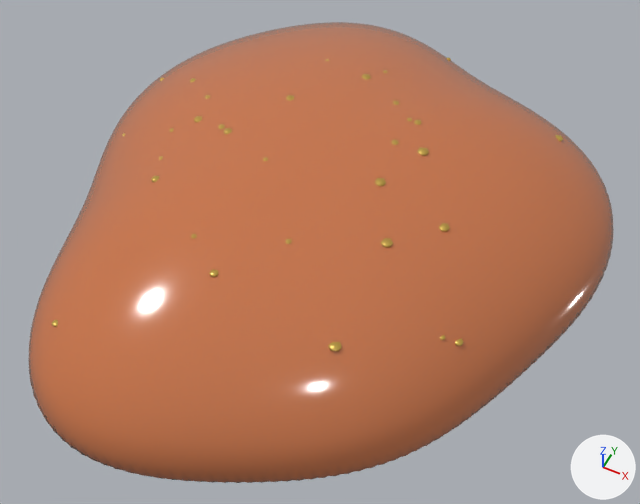
The glTF model public/ames-engine/stone-sunstone/web/jewelry.glb, before and after one commit.
Both versions are drawn from a 50 mm lens placed at (1.06, -2.12, 2.38), pointed at (0.08, -0.17, -0.06). Every picture has the same lights, and +X, +Y and +Z are marked at lower right. The first picture is the older version. Where no turn or scale is listed for an object, it has been applied to the vertices. Vertices at exactly the same position are counted once.
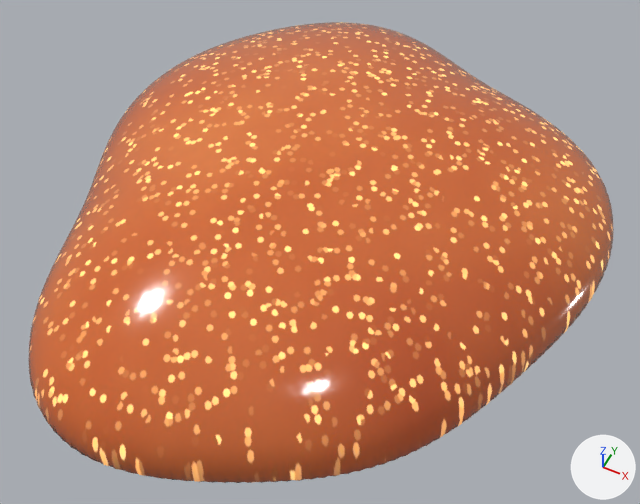
Not visible in the pictures: 'Inclusion.024', 'Inclusion.029'.

Where the change shows, as pixel boxes [x1, y1, x2, y2] in the pictures (640 x 504 px; the box of a moved part takes in the faces that stretch with it):
'Gemstone Sunstone', surface changed: [29, 22, 614, 483] in both
'Inclusion.018', deleted: before [328, 342, 342, 352]
'Inclusion.014', deleted: before [381, 238, 393, 248]
'Inclusion.021', deleted: before [417, 147, 429, 156]
'Inclusion.004', deleted: before [375, 178, 386, 186]
'Inclusion.020', deleted: before [439, 223, 450, 232]
'Inclusion.022', deleted: before [209, 269, 219, 277]
'Inclusion.001', deleted: before [455, 338, 463, 346]
'Inclusion.009', deleted: before [223, 128, 232, 134]
'Inclusion.003', deleted: before [362, 74, 371, 80]
'Inclusion.008', deleted: before [194, 116, 202, 122]
'Inclusion.006', deleted: before [286, 95, 294, 101]
'Inclusion.019', deleted: before [151, 176, 159, 182]
'Inclusion.011', deleted: before [555, 135, 563, 141]
'Inclusion.023', deleted: before [52, 320, 58, 327]
'Inclusion.010', deleted: before [414, 120, 422, 125]
'Inclusion.016', deleted: before [391, 140, 399, 145]
'Inclusion', deleted: before [218, 124, 225, 129]
'Inclusion.031', deleted: before [285, 239, 292, 244]
'Inclusion.012', deleted: before [191, 234, 197, 238]
'Inclusion.026', deleted: before [440, 335, 445, 340]
'Inclusion.017', deleted: before [263, 157, 268, 161]
'Inclusion.025', deleted: before [205, 95, 210, 99]
'Inclusion.015', deleted: before [190, 78, 196, 82]
'Inclusion.027', deleted: before [169, 128, 174, 132]
part 1 of me_gemstone_sunstone, moved or reshaped: [47, 23, 605, 445] in both

What changed in the scene script:
```text
Change mat_sunstone_polished_cabochon:
    where n0 = _N.new('ShaderNodeBsdfPrincipled'); n0.name = 'Principled BSDF'
    remove n0.inputs[0].default_value = (0.584, 0.171, 0.0578, 1.0)  # 'Base Color', orange #c97344
    add n0.inputs[28].default_value = 1.0  # 'Emission Strength'
    add n2 = _N.new('ShaderNodeTexImage'); n2.name = 'Image Texture'
    add n2.image = img_emissive_jpg
    add n3 = _N.new('ShaderNodeTexImage'); n3.name = 'Image Texture.001'
    add n3.image = img_base_jpg
    add _L.new(n2.outputs[0], n0.inputs[27])  # 'Color' to 'Emission Color'
    add _L.new(n3.outputs[0], n0.inputs[0])  # 'Color' to 'Base Color'
Change me_gemstone_sunstone:
    where me_gemstone_sunstone.from_pydata(...)  # 39356 vertices, 78708 faces; spans x -1.02..1.02, y -1.18..1.18, z -0.3..0.3
    me_gemstone_sunstone part 1: 3857 vertices moved within x -0.95..0.9, y -1.11..1.11, z -0.3..0.3
Remove ob_inclusion:
    ob_inclusion = bpy.data.objects.new('Inclusion', me_icosphere)
Remove ob_inclusion_001:
    ob_inclusion_001 = bpy.data.objects.new('Inclusion.001', me_icosphere_001)
Remove ob_inclusion_003:
    ob_inclusion_003 = bpy.data.objects.new('Inclusion.003', me_icosphere_003)
Remove ob_inclusion_004:
    ob_inclusion_004 = bpy.data.objects.new('Inclusion.004', me_icosphere_004)
Remove ob_inclusion_006:
    ob_inclusion_006 = bpy.data.objects.new('Inclusion.006', me_icosphere_006)
Remove ob_inclusion_008:
    ob_inclusion_008 = bpy.data.objects.new('Inclusion.008', me_icosphere_008)
Remove ob_inclusion_009:
    ob_inclusion_009 = bpy.data.objects.new('Inclusion.009', me_icosphere_009)
Remove ob_inclusion_010:
    ob_inclusion_010 = bpy.data.objects.new('Inclusion.010', me_icosphere_010)
Remove ob_inclusion_011:
    ob_inclusion_011 = bpy.data.objects.new('Inclusion.011', me_icosphere_011)
Remove ob_inclusion_012:
    ob_inclusion_012 = bpy.data.objects.new('Inclusion.012', me_icosphere_012)
Remove ob_inclusion_014:
    ob_inclusion_014 = bpy.data.objects.new('Inclusion.014', me_icosphere_014)
Remove ob_inclusion_015:
    ob_inclusion_015 = bpy.data.objects.new('Inclusion.015', me_icosphere_015)
Remove ob_inclusion_016:
    ob_inclusion_016 = bpy.data.objects.new('Inclusion.016', me_icosphere_016)
Remove ob_inclusion_017:
    ob_inclusion_017 = bpy.data.objects.new('Inclusion.017', me_icosphere_017)
Remove ob_inclusion_018:
    ob_inclusion_018 = bpy.data.objects.new('Inclusion.018', me_icosphere_018)
Remove ob_inclusion_019:
    ob_inclusion_019 = bpy.data.objects.new('Inclusion.019', me_icosphere_019)
Remove ob_inclusion_020:
    ob_inclusion_020 = bpy.data.objects.new('Inclusion.020', me_icosphere_020)
Remove ob_inclusion_021:
    ob_inclusion_021 = bpy.data.objects.new('Inclusion.021', me_icosphere_021)
Remove ob_inclusion_022:
    ob_inclusion_022 = bpy.data.objects.new('Inclusion.022', me_icosphere_022)
Remove ob_inclusion_023:
    ob_inclusion_023 = bpy.data.objects.new('Inclusion.023', me_icosphere_023)
Remove ob_inclusion_024:
    ob_inclusion_024 = bpy.data.objects.new('Inclusion.024', me_icosphere_024)
Remove ob_inclusion_025:
    ob_inclusion_025 = bpy.data.objects.new('Inclusion.025', me_icosphere_025)
Remove ob_inclusion_026:
    ob_inclusion_026 = bpy.data.objects.new('Inclusion.026', me_icosphere_026)
Remove ob_inclusion_027:
    ob_inclusion_027 = bpy.data.objects.new('Inclusion.027', me_icosphere_027)
Remove ob_inclusion_029:
    ob_inclusion_029 = bpy.data.objects.new('Inclusion.029', me_icosphere_029)
Remove ob_inclusion_031:
    ob_inclusion_031 = bpy.data.objects.new('Inclusion.031', me_icosphere_031)
```
